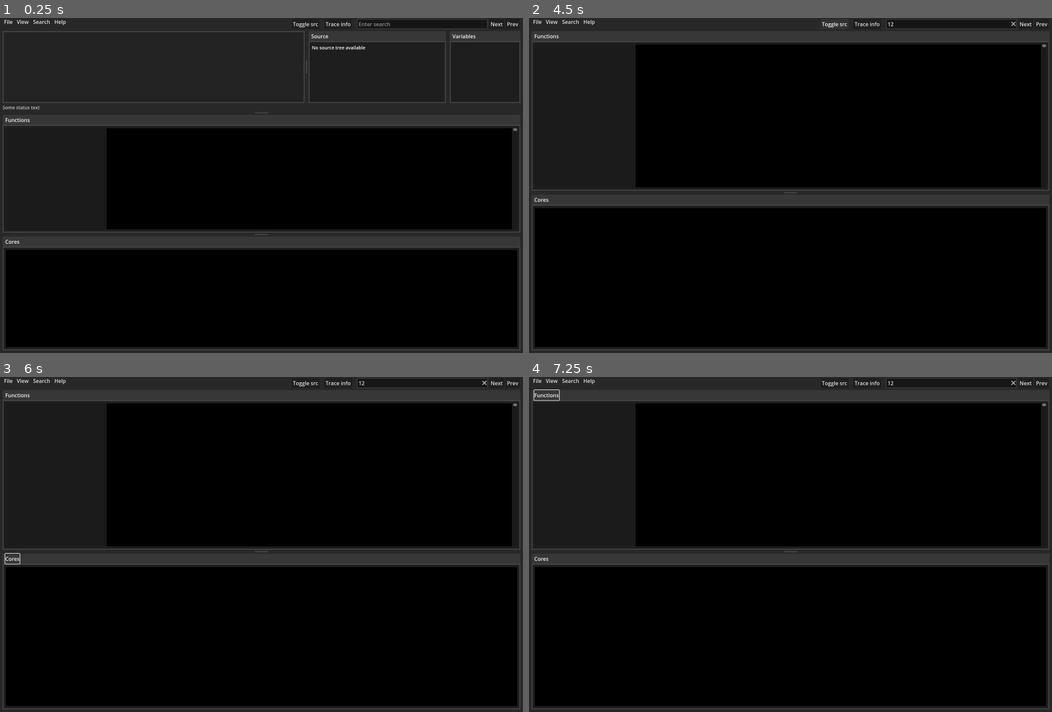
Above: before the commit, frames 1-4 (two rows, left to right).
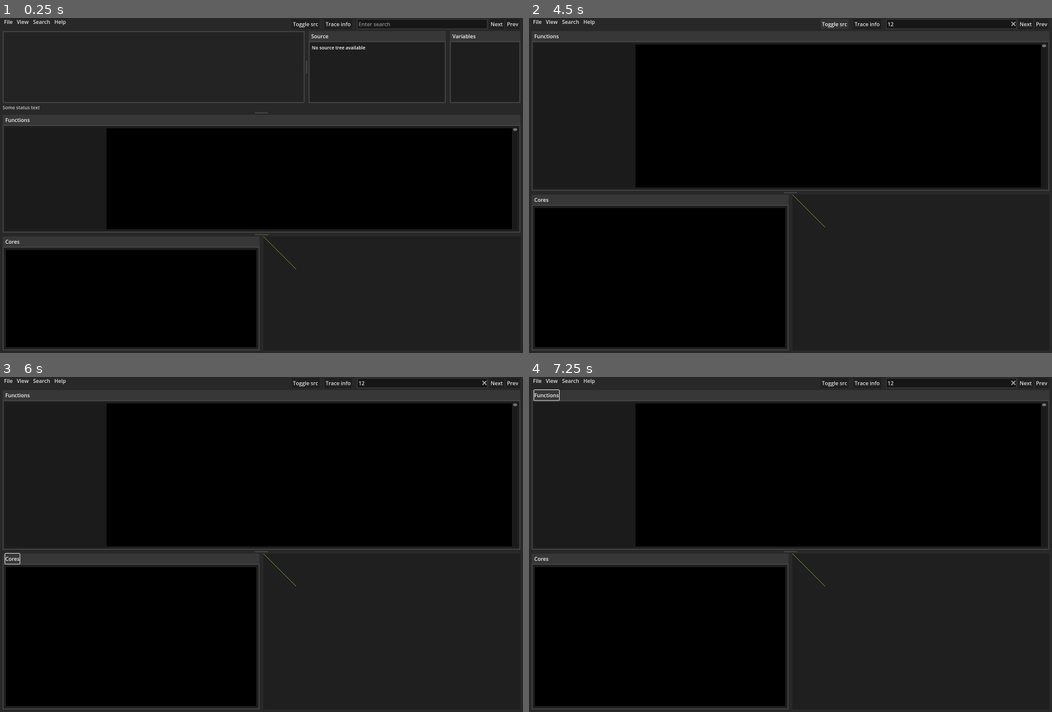
Above: after the commit, the same moments.

Repository: PatrikAAberg/dmce-gui
Game: Godot game, scene res://TraceGUI.tscn
Same seed, same stepped clock (60 frames per second), same inputs: the game is played once before the commit and once after it.
Inputs (mouse positions are in pixels of both pictures, inside the frame that each line leads up to):
- Up to frame 1 (0.25 s): no input
- Up to frame 2 (4.5 s): click (952, 24) at 0.52 s; type "12" at 0.6 s; click "Next" at 1.25 s; click "Next" at 2 s; click "Prev" at 2.75 s; click "Trace info" at 3.5 s; click "Toggle src" at 4.25 s
- Up to frame 3 (6 s): tap Enter at 5 s; move the mouse to (376, 527) at 5.02 s; hold Up 5.03-5.75 s; hold Ctrl 5.03-5.75 s; click (376, 527) at 5.17 s; tap Space at 5.27, 5.75 s; drag from (156, 561) to (235, 611) at 5.77 s
- Up to frame 4 (7.25 s): tap Enter at 6.5 s; move the mouse to (842, 470) at 6.52 s; hold Up from 6.53 s (still down); tap P at 6.6 s

The runs differ from the first frame. In frame 1, 15% of the frame differs, in the area x 49-100%, y 65-100%; in frame 2, 21%, in the area x 49-100%, y 52-100%; in frame 3, 21%; in frame 4, 21%.
Error in both runs: Invalid access of index '0' on a base object of type: 'Array'. (res://TraceGUI.gd:482)

Commit message:
trace: Movie panel

Diff:
--- /dev/null
+++ b/dmcetraceGUI/MovieChart.gd
@@ -0,0 +1,14 @@
+extends Node2D
+
+
+# Called when the node enters the scene tree for the first time.
+func _ready():
+	pass # Replace with function body.
+
+
+# Called every frame. 'delta' is the elapsed time since the previous frame.
+func _process(delta):
+	pass
+
+func _draw():
+	draw_line(Vector2(0, 0), Vector2(100, 100), Color.GREEN_YELLOW, 1)
--- a/dmcetraceGUI/TraceGUI.gd
+++ b/dmcetraceGUI/TraceGUI.gd
@@ -374,11 +374,11 @@
 	HSplitCTop 			= get_node("Background/VSplitTop/VBoxContainer/myHSplitContainerTop")
 	VSplitCBot			= get_node("Background/VSplitTop/VSplitBot")
 	TopVBoxContainer 	= get_node("Background/VSplitTop/VBoxContainer")
-	TChart 				= get_node("Background/VSplitTop/VSplitBot/TChartTab/TChartPanel/TChart")
-	TMarkers 			= get_node("Background/VSplitTop/VSplitBot/TChartTab/TChartPanel/TMarkers")
-	TChartBox 			= get_node("Background/VSplitTop/VSplitBot/TChartTab/TChartPanel")
-	TCoreLabels			= get_node("Background/VSplitTop/VSplitBot/TChartTab/TChartPanel/TCoreLabels")
-	TChartTab			= get_node("Background/VSplitTop/VSplitBot/TChartTab")
+	TChart 				= get_node("Background/VSplitTop/VSplitBot/TCMovieHSplitContainer/TChartTab/TChartPanel/TChart")
+	TMarkers 			= get_node("Background/VSplitTop/VSplitBot/TCMovieHSplitContainer/TChartTab/TChartPanel/TMarkers")
+	TChartBox 			= get_node("Background/VSplitTop/VSplitBot/TCMovieHSplitContainer/TChartTab/TChartPanel")
+	TCoreLabels			= get_node("Background/VSplitTop/VSplitBot/TCMovieHSplitContainer/TChartTab/TChartPanel/TCoreLabels")
+	TChartTab			= get_node("Background/VSplitTop/VSplitBot/TCMovieHSplitContainer/TChartTab")
 	FChart 				= get_node("Background/VSplitTop/VSplitBot/FuncTab/FuncContainer/FuncHBoxContainer/HSplitFNameFChart/FChartPanelTop/FChartPanel/FChart")
 	FMarkers 			= get_node("Background/VSplitTop/VSplitBot/FuncTab/FuncContainer/FuncHBoxContainer/HSplitFNameFChart/FChartPanelTop/FChartPanel/FMarkers")
 	FChartBox 			= get_node("Background/VSplitTop/VSplitBot/FuncTab/FuncContainer/FuncHBoxContainer/HSplitFNameFChart/FChartPanelTop/FChartPanel")
--- a/dmcetraceGUI/TraceGUI.tscn
+++ b/dmcetraceGUI/TraceGUI.tscn
@@ -6,6 +6,7 @@
 [ext_resource type="Script" path="res://FMarkers.gd" id="3_1kuvw"]
 [ext_resource type="Script" path="res://TMarkers.gd" id="3_rw642"]
 [ext_resource type="Script" path="res://TCoreLabels.gd" id="6_peopc"]
+[ext_resource type="Script" path="res://MovieChart.gd" id="7_qhf0k"]
 
 [sub_resource type="StyleBoxFlat" id="StyleBoxFlat_gplwm"]
 content_margin_left = 8.0
@@ -274,27 +275,38 @@
 max_value = 10.0
 step = 1.0
 
-[node name="TChartTab" type="TabContainer" parent="Background/VSplitTop/VSplitBot"]
-layout_mode = 2
+[node name="TCMovieHSplitContainer" type="HSplitContainer" parent="Background/VSplitTop/VSplitBot"]
+layout_mode = 2
+
+[node name="TChartTab" type="TabContainer" parent="Background/VSplitTop/VSplitBot/TCMovieHSplitContainer"]
+layout_mode = 2
+size_flags_horizontal = 3
 theme_override_styles/tab_selected = SubResource("StyleBoxFlat_tyybl")
 theme_override_styles/tab_unselected = SubResource("StyleBoxFlat_5pex6")
 theme_override_styles/panel = SubResource("StyleBoxFlat_1n3jt")
 theme_override_styles/tabbar_background = SubResource("StyleBoxFlat_q8b8d")
 
-[node name="TChartPanel" type="PanelContainer" parent="Background/VSplitTop/VSplitBot/TChartTab"]
+[node name="TChartPanel" type="PanelContainer" parent="Background/VSplitTop/VSplitBot/TCMovieHSplitContainer/TChartTab"]
 layout_mode = 2
 size_flags_horizontal = 3
 theme_override_styles/panel = SubResource("StyleBoxFlat_a3unn")
 
-[node name="TChart" type="Node2D" parent="Background/VSplitTop/VSplitBot/TChartTab/TChartPanel"]
+[node name="TChart" type="Node2D" parent="Background/VSplitTop/VSplitBot/TCMovieHSplitContainer/TChartTab/TChartPanel"]
 script = ExtResource("2_m5p0u")
 
-[node name="TMarkers" type="Node2D" parent="Background/VSplitTop/VSplitBot/TChartTab/TChartPanel"]
+[node name="TMarkers" type="Node2D" parent="Background/VSplitTop/VSplitBot/TCMovieHSplitContainer/TChartTab/TChartPanel"]
 z_index = 10
 script = ExtResource("3_rw642")
 
-[node name="TCoreLabels" type="Node2D" parent="Background/VSplitTop/VSplitBot/TChartTab/TChartPanel"]
+[node name="TCoreLabels" type="Node2D" parent="Background/VSplitTop/VSplitBot/TCMovieHSplitContainer/TChartTab/TChartPanel"]
 script = ExtResource("6_peopc")
+
+[node name="MovieContainer" type="PanelContainer" parent="Background/VSplitTop/VSplitBot/TCMovieHSplitContainer"]
+layout_mode = 2
+size_flags_horizontal = 3
+
+[node name="MovieChart" type="Node2D" parent="Background/VSplitTop/VSplitBot/TCMovieHSplitContainer/MovieContainer"]
+script = ExtResource("7_qhf0k")
 
 [node name="MenuBar" type="MenuBar" parent="."]
 layout_mode = 0
--- a/dmcetraceGUI/windows.gd
+++ b/dmcetraceGUI/windows.gd
@@ -21,7 +21,8 @@
 func _my_pressed():
 	print("Button pressed ")
 #	$AcceptDialog.popup_centered()
-	$myWindow.popup_centered()
+	get_node("../Background").visible=true
+	self.visible = false
 
 func _my_id_pressed(id):
 	print("Pressed: ", str(id))
--- a/dmcetraceGUI/windows.tscn
+++ b/dmcetraceGUI/windows.tscn
@@ -21,9 +21,8 @@
 border_width_right = 3
 border_width_bottom = 3
 
-[sub_resource type="StyleBoxFlat" id="StyleBoxFlat_lhy0e"]
-
 [node name="Control" type="Control"]
+visible = false
 layout_mode = 3
 anchors_preset = 15
 anchor_right = 1.0
@@ -168,11 +167,6 @@
 
 [node name="Popup" type="Popup" parent="."]
 
-[node name="myWindow" type="Window" parent="."]
-title = "Advanced find"
-visible = false
-theme_override_styles/embedded_border = SubResource("StyleBoxFlat_lhy0e")
-
 [node name="LineEdit" type="LineEdit" parent="."]
 layout_mode = 0
 offset_left = 720.0
Not shown: 1 places in dmcetraceGUI/TraceGUI.tscn that only renumber resources
Not shown: 1 places in dmcetraceGUI/windows.tscn that only renumber resources
